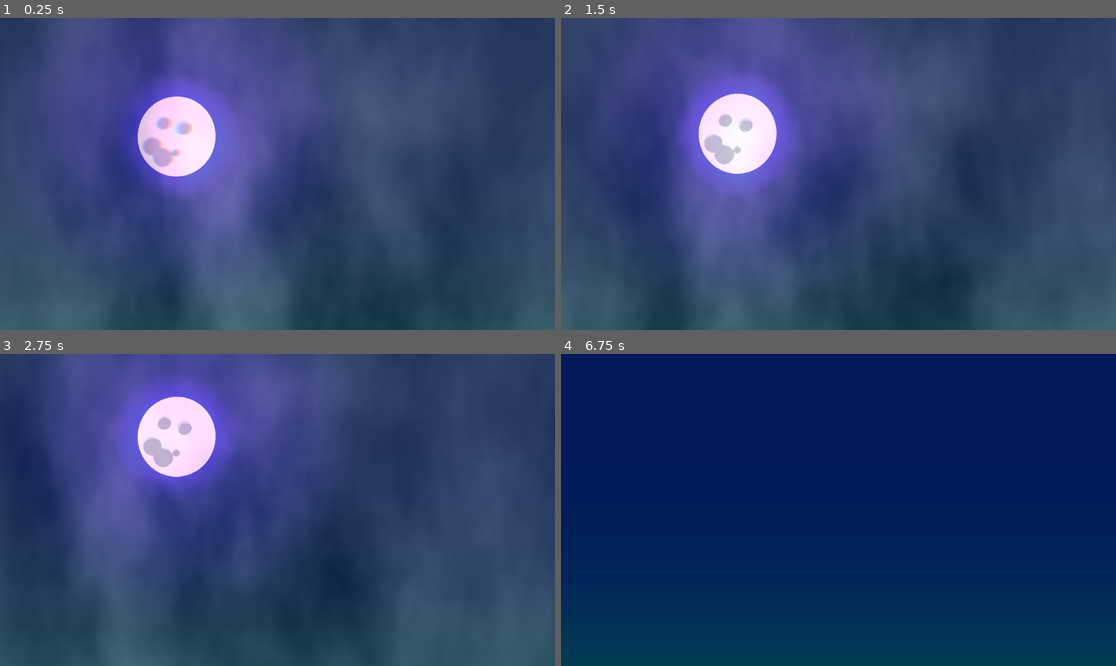
Above: before the commit, frames 1-4 (two rows, left to right).
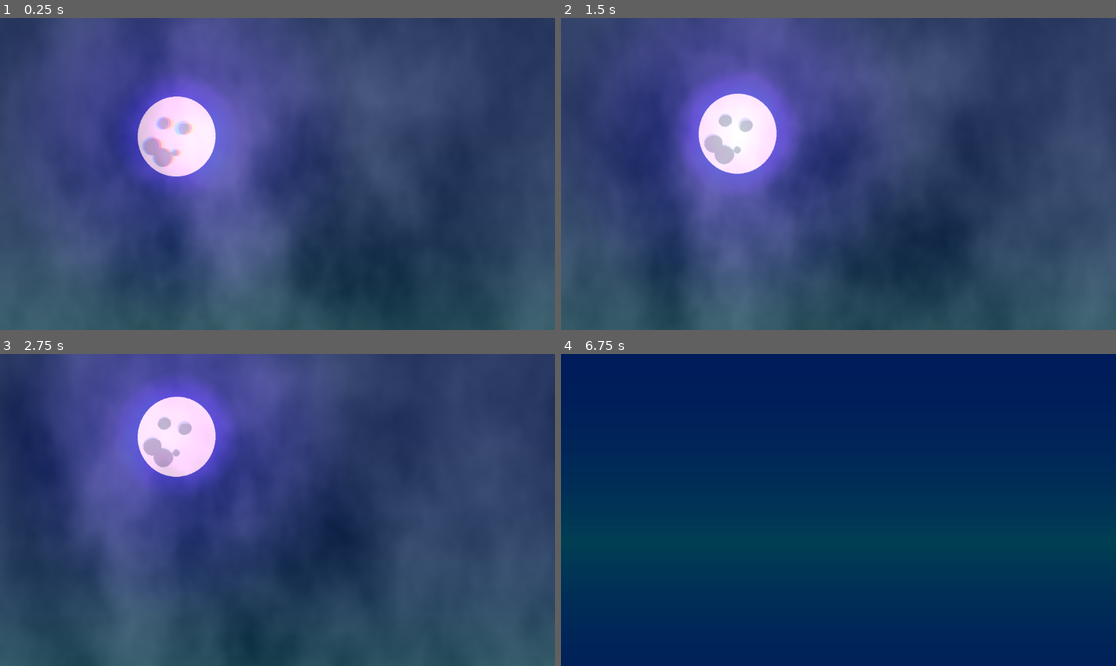
Above: after the commit, the same moments.

Repository: bjornarprytz/its-dangerous-to-go-alone-take-this
Game: Godot game, scene res://opening/opening.tscn
Same seed, same stepped clock (60 frames per second), same inputs: the game is played once before the commit and once after it. The engine's default icon, where the game draws it, is replaced by a stand-in: a white triangle on a blue panel in a dark square.
Inputs (mouse positions are in pixels of both pictures, inside the frame that each line leads up to):
- Up to frame 1 (0.25 s): no input
- Up to frame 2 (1.5 s): click (738, 136) at 0.5 s; click (738, 136) at 1.25 s
- Up to frame 3 (2.75 s): hold D from 2.03 s (still down); hold Shift from 2.03 s (still down)
- Up to frame 4 (6.75 s): release D at 2.78 s; release Shift at 2.78 s; hold S 2.78-3.53 s; tap Shift at 2.85, 4.35, 5.85 s; hold D 3.53-4.28 s; hold Shift 3.53-4.28 s; hold W 4.28-5.03 s; tap Enter at 5, 6.5 s; hold Shift 5.03-5.78 s; hold A 5.03-6.53 s; tap Space at 5.75 s; hold S from 6.53 s (still down); hold Shift from 6.53 s (still down)

The runs differ from the first frame. In frame 1, 0.5% of the frame differs, in the area x 29-73%, y 51-100%; in frame 2, 0.2%; in frame 3, 0.1%; in frame 4, 14%, in the area x 0-100%, y 52-100%.

Commit message:
Dialogue, game opening

Diff:
--- a/audio_player.gd
+++ b/audio_player.gd
@@ -1,4 +1,12 @@
 extends AudioStreamPlayer2D
+
+func _ready() -> void:
+	finished.connect(play)
 
 func node():
 	return self
+
+func switch(file_path : String):
+	stop()
+	stream = load(file_path)
+	play()
--- /dev/null
+++ b/main/Player.gd
@@ -0,0 +1,21 @@
+extends Sprite2D
+
+@export var move_speed = 150.0
+
+func _physics_process(delta: float) -> void:
+	var move_vector = Vector2.ZERO
+	var walk_factor = 1.0
+
+	if (Input.is_key_pressed(KEY_W)):
+		move_vector += Vector2.UP
+	if (Input.is_key_pressed(KEY_A)):
+		move_vector += Vector2.LEFT
+	if (Input.is_key_pressed(KEY_D)):
+		move_vector += Vector2.RIGHT
+	if (Input.is_key_pressed(KEY_S)):
+		move_vector += Vector2.DOWN
+	if (Input.is_key_pressed(KEY_SHIFT)):
+		walk_factor = 0.5
+
+
+	translate(move_vector.normalized() * move_speed * delta * walk_factor)
--- /dev/null
+++ b/main/campfire.gd
@@ -0,0 +1,9 @@
+extends Sprite2D
+
+
+var _total_time : float = 0.0
+
+# Called every frame. 'delta' is the elapsed time since the previous frame.
+func _process(delta: float) -> void:
+	_total_time += (delta * randf_range(6.0, 12.0))
+	$Light.scale = Vector2.ONE * (1.0 + (cos(_total_time) * 0.05))
--- /dev/null
+++ b/main/campfire.tscn
@@ -0,0 +1,28 @@
+[gd_scene load_steps=4 format=3 uid="uid://deq72o2rf1ikl"]
+
+[ext_resource type="Texture2D" uid="uid://jdke5bfxwanf" path="res://sprites/campfire.png" id="1_3hhsw"]
+[ext_resource type="Texture2D" uid="uid://cdkkxsspde7j3" path="res://sprites/point-light.png" id="2_h2av7"]
+[ext_resource type="Script" path="res://main/campfire.gd" id="2_q41kg"]
+
+[node name="Campfire" type="Sprite2D"]
+position = Vector2(564, 356)
+texture = ExtResource("1_3hhsw")
+script = ExtResource("2_q41kg")
+
+[node name="Sparks" type="CPUParticles2D" parent="."]
+position = Vector2(0, -2)
+amount = 20
+randomness = 0.38
+lifetime_randomness = 0.16
+emission_shape = 3
+emission_rect_extents = Vector2(20, 5)
+direction = Vector2(0, -1)
+gravity = Vector2(0, 0)
+initial_velocity_min = 46.51
+initial_velocity_max = 147.29
+color = Color(0.788235, 0, 0.788235, 1)
+
+[node name="Light" type="PointLight2D" parent="."]
+scale = Vector2(1.1875, 1.1875)
+energy = 0.6
+texture = ExtResource("2_h2av7")
--- /dev/null
+++ b/main/dialogue.gd
@@ -0,0 +1,70 @@
+extends Control
+class_name Dialogue
+
+signal dialogueFinished
+
+enum SPEAKER {
+	Same,
+	Hero,
+	Helper
+}
+
+var lines = [
+	{
+		"words": "It's dangerous to go alone! Take this!",
+		"speaker": SPEAKER.Helper
+	},
+	{
+		"words": "Thanks man!",
+		"speaker": SPEAKER.Hero
+	},
+	{
+		"words": "Don't thank me yet... it has no rewind button... heh :sweat_smile:",
+		"speaker": SPEAKER.Helper
+	}
+]
+
+
+
+@onready var words : RichTextLabel = $HBox/Words
+@onready var speaker : Sprite2D = $HBox/Container/Speaking
+
+var _tween : Tween
+var _current_line : int = 0
+var _done_speaking : bool = true
+
+func next():
+	if (!_done_speaking):
+		_faster()
+	elif (_current_line == lines.size()):
+		dialogueFinished.emit()
+		queue_free()
+	else:
+		var line = lines[_current_line]
+		_speak(line["words"], line["speaker"])
+		_current_line += 1
+
+
+func _speak(what: String,  who: SPEAKER=SPEAKER.Same):
+	if (who == SPEAKER.Helper):
+		speaker.modulate = Color.YELLOW
+	if (who == SPEAKER.Hero):
+		speaker.modulate = Color.BLUE
+
+	words.visible_ratio = 0.0
+	_done_speaking = false
+	words.text = what
+
+	if (_tween != null):
+		_tween.kill()
+	_tween = create_tween()
+	_tween.tween_property(words, 'visible_ratio', 1.0, 2.0)
+	await _tween.finished
+
+	_done_speaking = true
+
+func _faster():
+	if (_tween != null):
+		_tween.kill()
+	_done_speaking = true
+	words.visible_ratio = 1.0
--- /dev/null
+++ b/main/dialogue.tscn
@@ -0,0 +1,54 @@
+[gd_scene load_steps=5 format=3 uid="uid://c78xt0getueay"]
+
+[ext_resource type="FontFile" uid="uid://cykh3afyv4h23" path="res://font/PressStart2P-Regular.ttf" id="1_1btuv"]
+[ext_resource type="Script" path="res://main/dialogue.gd" id="1_4rwps"]
+[ext_resource type="Texture2D" uid="uid://dsqi3hj4t5jf8" path="res://icon.svg" id="2_e3dcg"]
+
+[sub_resource type="Theme" id="Theme_kttiy"]
+default_font = ExtResource("1_1btuv")
+default_font_size = 24
+
+[node name="Dialogue" type="Control"]
+layout_mode = 3
+anchors_preset = 0
+offset_right = 753.0
+offset_bottom = 161.0
+script = ExtResource("1_4rwps")
+
+[node name="ColorRect" type="ColorRect" parent="."]
+layout_mode = 1
+anchors_preset = -1
+anchor_left = -0.02
+anchor_top = -0.05
+anchor_right = 1.0
+anchor_bottom = 1.05
+grow_horizontal = 2
+grow_vertical = 2
+color = Color(1, 1, 1, 0.12549)
+
+[node name="HBox" type="HBoxContainer" parent="."]
+layout_direction = 2
+layout_mode = 1
+anchors_preset = 15
+anchor_right = 1.0
+anchor_bottom = 1.0
+grow_horizontal = 2
+grow_vertical = 2
+
+[node name="Words" type="RichTextLabel" parent="HBox"]
+layout_direction = 2
+layout_mode = 2
+size_flags_horizontal = 3
+size_flags_stretch_ratio = 7.0
+theme = SubResource("Theme_kttiy")
+fit_content = true
+
+[node name="Container" type="Control" parent="HBox"]
+layout_mode = 2
+size_flags_horizontal = 3
+size_flags_stretch_ratio = 2.0
+
+[node name="Speaking" type="Sprite2D" parent="HBox/Container"]
+position = Vector2(79.5, 79.5)
+scale = Vector2(1.22656, 1.22656)
+texture = ExtResource("2_e3dcg")
--- /dev/null
+++ b/main/game.gd
@@ -0,0 +1,25 @@
+extends Node2D
+
+@onready var dialogue : Dialogue = $Dialogue
+
+
+# Called when the node enters the scene tree for the first time.
+func _ready() -> void:
+	$Screen.show()
+	dialogue.hide()
+	var tween = create_tween().set_ease(Tween.EASE_IN).set_trans(Tween.TRANS_CUBIC)
+
+	tween.tween_property($Screen, 'modulate:a', 0.0, 2.0)
+
+	await tween.finished
+
+	dialogue.show()
+	dialogue.next()
+
+func _unhandled_input(event: InputEvent) -> void:
+	if (event.is_pressed() and dialogue != null):
+		dialogue.next()
+
+
+func _on_dialogue_dialogue_finished() -> void:
+	AudioPlayer.switch("res://sound/takethis.wav")
--- a/main/game.tscn
+++ b/main/game.tscn
@@ -1,18 +1,41 @@
-[gd_scene load_steps=3 format=3 uid="uid://n7bdav5gmmj6"]
+[gd_scene load_steps=6 format=3 uid="uid://bto1hxpc0pp8u"]
 
-[ext_resource type="Shader" path="res://opening/gradient.gdshader" id="1_1wxoq"]
+[ext_resource type="PackedScene" uid="uid://deq72o2rf1ikl" path="res://main/campfire.tscn" id="1_764no"]
+[ext_resource type="Script" path="res://main/game.gd" id="1_qyak7"]
+[ext_resource type="Texture2D" uid="uid://dsqi3hj4t5jf8" path="res://icon.svg" id="2_kwlkg"]
+[ext_resource type="PackedScene" uid="uid://cdq57dqyn4w41" path="res://main/player.tscn" id="3_etpa8"]
+[ext_resource type="PackedScene" uid="uid://c78xt0getueay" path="res://main/dialogue.tscn" id="4_3xw5k"]
 
-[sub_resource type="ShaderMaterial" id="ShaderMaterial_42s7u"]
-shader = ExtResource("1_1wxoq")
-shader_parameter/top_color = Color(0, 0.0980392, 0.356863, 1)
-shader_parameter/bottom_color = Color(0, 0.247059, 0.32549, 1)
+[node name="Game" type="Node2D"]
+script = ExtResource("1_qyak7")
 
-[node name="Node2D" type="Node2D"]
+[node name="Ground" type="ColorRect" parent="."]
+offset_right = 1154.0
+offset_bottom = 648.0
+color = Color(0, 0.105882, 0, 1)
 
-[node name="Sky" type="ColorRect" parent="."]
-material = SubResource("ShaderMaterial_42s7u")
-offset_left = -5.0
-offset_top = -5.0
-offset_right = 1161.0
-offset_bottom = 657.0
-color = Color(0, 0.105882, 0.105882, 1)
+[node name="Campfire" parent="." instance=ExtResource("1_764no")]
+
+[node name="Player" parent="." instance=ExtResource("3_etpa8")]
+
+[node name="Helper" type="Sprite2D" parent="."]
+modulate = Color(1, 1, 0, 1)
+position = Vector2(656, 303)
+scale = Vector2(0.5625, 0.5625)
+texture = ExtResource("2_kwlkg")
+
+[node name="Dialogue" parent="." instance=ExtResource("4_3xw5k")]
+visible = false
+offset_left = 208.0
+offset_top = 475.0
+offset_right = 961.0
+offset_bottom = 636.0
+
+[node name="Screen" type="ColorRect" parent="."]
+visible = false
+light_mask = 0
+offset_right = 1154.0
+offset_bottom = 648.0
+color = Color(0, 0.0980392, 0.356863, 1)
+
+[connection signal="dialogueFinished" from="Dialogue" to="." method="_on_dialogue_dialogue_finished"]
--- /dev/null
+++ b/main/player.tscn
@@ -0,0 +1,11 @@
+[gd_scene load_steps=3 format=3 uid="uid://cdq57dqyn4w41"]
+
+[ext_resource type="Texture2D" uid="uid://dsqi3hj4t5jf8" path="res://icon.svg" id="1_5yso5"]
+[ext_resource type="Script" path="res://main/Player.gd" id="2_soykt"]
+
+[node name="Player" type="Sprite2D"]
+modulate = Color(0, 1, 1, 1)
+position = Vector2(457, 406)
+scale = Vector2(0.5625, 0.5625)
+texture = ExtResource("1_5yso5")
+script = ExtResource("2_soykt")
--- a/opening/opening.gd
+++ b/opening/opening.gd
@@ -23,4 +23,4 @@
 
 	await tween.finished
 
-	get_tree().change_scene_to_file("res://game.tscn")
+	get_tree().change_scene_to_file("res://opening/transition.tscn")
--- a/opening/opening.tscn
+++ b/opening/opening.tscn
@@ -63,10 +63,8 @@
 [node name="Sky" type="ColorRect" parent="."]
 material = SubResource("ShaderMaterial_eeq7g")
 layout_mode = 2
-offset_left = -5.0
-offset_top = -5.0
-offset_right = 1161.0
-offset_bottom = 657.0
+offset_right = 1152.0
+offset_bottom = 648.0
 color = Color(0, 0.105882, 0.105882, 1)
 
 [node name="Moon" type="Sprite2D" parent="."]
@@ -92,10 +90,8 @@
 [node name="Clouds" type="TextureRect" parent="."]
 material = SubResource("ShaderMaterial_bkwkg")
 layout_mode = 0
-offset_left = -5.0
-offset_top = -5.0
-offset_right = 1159.0
-offset_bottom = 1605.0
+offset_right = 1154.0
+offset_bottom = 1296.0
 texture = SubResource("CanvasTexture_hgfnk")
 
 [node name="StartButton" type="TextureButton" parent="."]
--- /dev/null
+++ b/opening/transition.gd
@@ -0,0 +1,17 @@
+extends Node2D
+
+
+# Called when the node enters the scene tree for the first time.
+func _ready() -> void:
+	var tween = create_tween().set_ease(Tween.EASE_IN).set_trans(Tween.TRANS_CUBIC).set_parallel()
+
+	tween.tween_property($Scene, 'position:y', -get_viewport_rect().size.y*2.0, 2.0)
+
+	await tween.finished
+
+	get_tree().change_scene_to_file("res://main/game.tscn")
+
+
+# Called every frame. 'delta' is the elapsed time since the previous frame.
+func _process(delta: float) -> void:
+	pass
--- /dev/null
+++ b/opening/transition.tscn
@@ -0,0 +1,36 @@
+[gd_scene load_steps=4 format=3 uid="uid://cx3tnabc7ahpb"]
+
+[ext_resource type="Script" path="res://opening/transition.gd" id="1_nxmqw"]
+[ext_resource type="Shader" path="res://opening/gradient.gdshader" id="2_u4xv2"]
+
+[sub_resource type="ShaderMaterial" id="ShaderMaterial_42s7u"]
+resource_local_to_scene = true
+shader = ExtResource("2_u4xv2")
+shader_parameter/top_color = Color(0, 0.0980392, 0.356863, 1)
+shader_parameter/bottom_color = Color(0, 0.247059, 0.32549, 1)
+
+[node name="Game" type="Node2D"]
+script = ExtResource("1_nxmqw")
+
+[node name="Scene" type="Node2D" parent="."]
+
+[node name="Heaven" type="ColorRect" parent="Scene"]
+material = SubResource("ShaderMaterial_42s7u")
+offset_right = 1154.0
+offset_bottom = 648.0
+color = Color(0, 0.105882, 0.105882, 1)
+
+[node name="Sky" type="ColorRect" parent="Scene"]
+material = SubResource("ShaderMaterial_42s7u")
+offset_left = 1154.0
+offset_top = 1296.0
+offset_right = 2308.0
+offset_bottom = 1944.0
+rotation = 3.14159
+color = Color(0, 0.105882, 0.105882, 1)
+
+[node name="Ground" type="ColorRect" parent="Scene"]
+offset_top = 1296.0
+offset_right = 1154.0
+offset_bottom = 1944.0
+color = Color(0, 0.0980392, 0.356863, 1)
Binary file added: font/PressStart2P-Regular.ttf
Not shown, added: font/PressStart2P-Regular.ttf.import
Not shown, changed: sound/takethis.wav.import
Binary file added: sprites/campfire.png
Not shown, added: sprites/campfire.png.import
Not shown, changed: sound/takethis.wav
